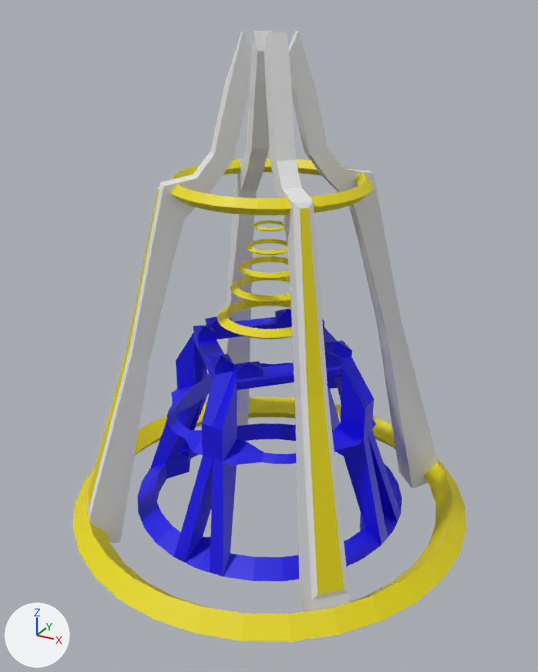
The Blender file devsrc/blender_files/jdeivid/ruina/v2/hand_crest_v3.blend, before and after one commit.
One viewpoint serves both versions: a camera (50 mm lens) standing at (19.2, -35.1, 26.3) and looking at (0.4, -0.7, 9.2). The lights are fixed; the arrows at lower left show +X, +Y and +Z. The older version comes first.

Names of what the first picture shows: 'hand_crest_v3'.
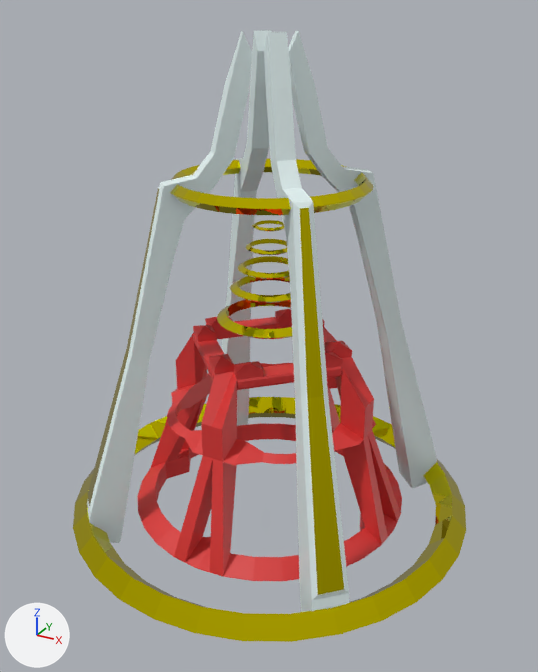
Location of each change, (x1, y1, x2, y2) in pixels of the pictures (538 x 672 px):
'hand_crest_v3', surface changed, recoloured
    both: (73, 30, 466, 642)
part 1 of me_hand_crest_v1, recoloured (blue to red)
    both: (137, 309, 402, 581)
part 2 of me_hand_crest_v1, surface changed (blue to red)
    both: (137, 309, 402, 581)

The change in detail:
Picture 'c_invasion_wrangler_laser.png' (img_c_invasion_wrangler_laser_png) is new.
Picture 'painted_wood_01.png' (img_painted_wood_01_png) is new.
In material 'painted_wood_01' (mat_painted_wood_01), base_color is no longer (0.8, 0.8, 0.8), white #e7e7e7.
In material 'painted_wood_01' (mat_painted_wood_01), texture is now set to img_painted_wood_01_png.
Material 'c_invasion_wrangler_laser' (mat_c_invasion_wrangler_laser) is new.
Its texture is img_c_invasion_wrangler_laser_png (with its transparency).
Material 'gold_player' (mat_gold_player) is new.
Its base color is (0.8, 0.683, 0.000451) (yellow #e7d701).
Its metallic is 1.0.
Its roughness is 0.0.
me_hand_crest_v1 has 373 vertices, 346 faces, 1 loose edge and spans x -12.3..0.0, y -12.3..0.0, z -3.2..25.3.
me_hand_crest_v1 is used by ob_hand_crest_v3; location (0.0, 0.0, 0.0).
me_hand_crest_v1 part 1: all 122 faces that had it switch from mat_blue (blue #0c00e7) to mat_c_invasion_wrangler_laser (picture img_c_invasion_wrangler_laser_png).
me_hand_crest_v1 part 2: texture (UV) coordinates of 122 of 346 faces, centred in x -7.7..-0.3, y -7.7..-0.3, z -2.3..8.8, changed; they spanned u 0.0..0.32, v -1.0..2.35 and now span u 0.03..0.19, v 0.35..0.63.
me_hand_crest_v1 no longer uses material mat_c_frying_pan_gold (yellow #e7d701).
me_hand_crest_v1 gains material mat_gold_player (yellow #e7d701).
